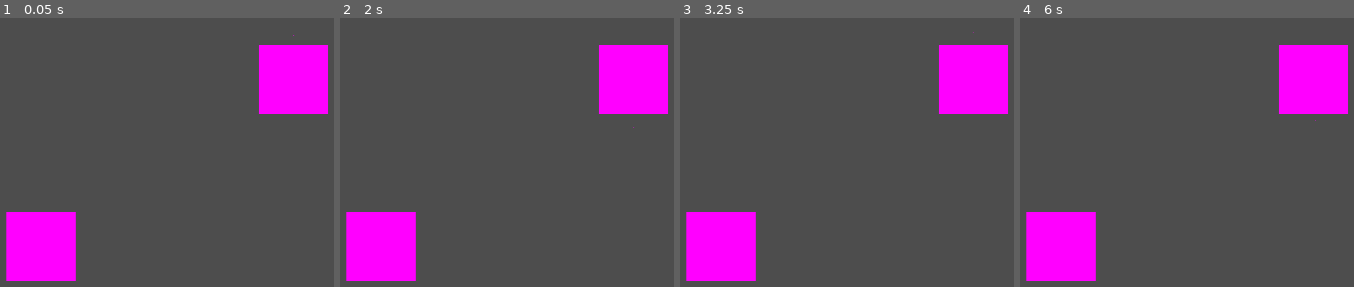
Above: before the commit, frames 1-4 (left to right).
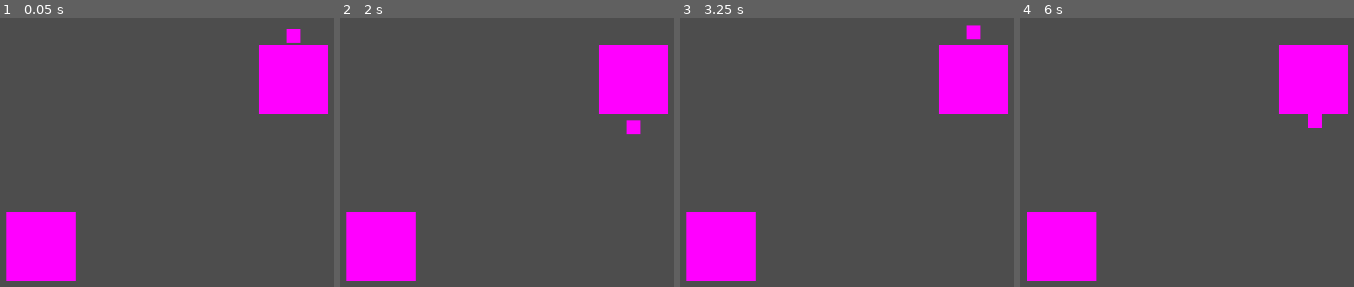
Above: after the commit, the same moments.

Repository: FreezeDriedMangos/gmtk-jam-2024
Game: Godot game, scene res://physical_battle_environment.tscn
Two runs of this game, one before a commit and one after it. Both use one fixed random seed, a clock stepped at 60 frames per second and the inputs below.
Inputs:
- Up to frame 1 (0.05 s): no input
- Up to frame 2 (2 s): tap Enter at 0.5 s; hold Right (ui_right) 0.53-1.28 s; tap Space at 1.25 s; hold Down (ui_down) from 1.28 s (still down)
- Up to frame 3 (3.25 s): tap Enter at 2 s; release Down (ui_down) at 2.03 s; hold Right (ui_right) 2.03-2.78 s; tap Space at 2.75 s; hold Up (ui_up) from 2.78 s (still down)
- Up to frame 4 (6 s): tap Enter at 3.5 s; release Up (ui_up) at 3.53 s; hold Left (ui_left) 3.53-5.03 s; tap Space at 5 s; hold Down (ui_down) 5.03-5.78 s; hold Right (ui_right) from 5.78 s (still down)

The runs differ from the first frame. In frame 1, 0.2% of the frame differs, in the area x 85-91%, y 4-10%; in frame 2, 0.2%; in frame 3, 0.2%; in frame 4, 0.4%, in the area x 1-91%, y 35-98%.
Error before the commit: Invalid access to property or key 'position' on a base object of type 'Nil'. (res://boss_behavior.gd:7)

Commit message:
added temporary GTFOer for the boss monsters

Diff:
--- a/physical_battle_environment.tscn
+++ b/physical_battle_environment.tscn
@@ -13,10 +13,11 @@
 
 [node name="PhysicalBattleEnvironment" type="Node2D"]
 
-[node name="BossMonster" type="Node2D" parent="."]
+[node name="BossMonster" type="Node2D" parent="." node_paths=PackedStringArray("move_target")]
 position = Vector2(-364, 241)
 scale = Vector2(100, 100)
 script = ExtResource("1_yw1mj")
+move_target = NodePath("../TEMPORARY_MONSTER_ATTRACTOR")
 
 [node name="Sprite2D" type="Sprite2D" parent="BossMonster"]
 texture = SubResource("PlaceholderTexture2D_cbwb1")
@@ -32,6 +33,8 @@
 texture = SubResource("PlaceholderTexture2D_h06q3")
 
 [node name="Fairy" type="Node2D" parent="." node_paths=PackedStringArray("tooth_mech")]
+position = Vector2(7, 105)
+scale = Vector2(20, 20)
 script = ExtResource("4_3g6bn")
 speed = 1.0
 boost_speed = 2.0
@@ -39,3 +42,5 @@
 
 [node name="Sprite2D" type="Sprite2D" parent="Fairy"]
 texture = SubResource("PlaceholderTexture2D_1pcch")
+
+[node name="TEMPORARY_MONSTER_ATTRACTOR" type="Node2D" parent="."]
